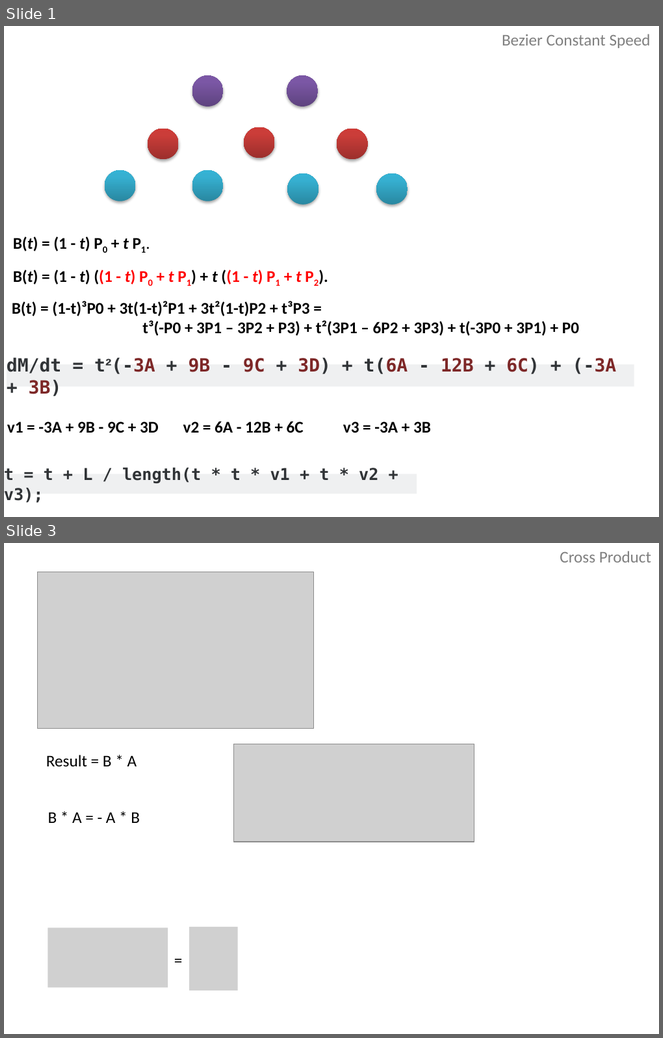
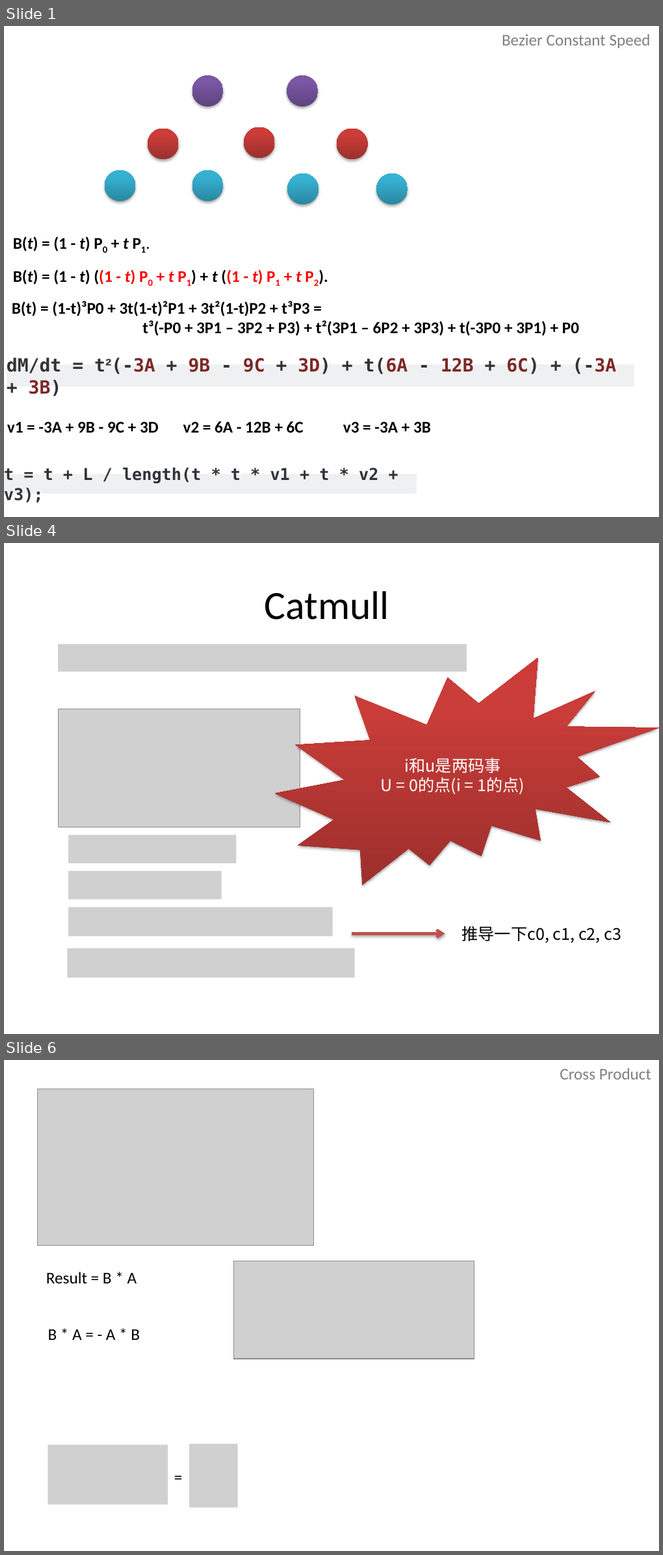
Before and after one commit to matrix09/DOM3_SquirrelFight, a slide deck: BezierLine.pptx. Shown one above the other, each under a label of ours: slides 1 and 3 before the commit, slides 1, 4 and 6 after it; the slides between them are not shown. The pictures are 663x1038 and 663x1555 pixels, drawn with LibreOffice and Linux fonts; fonts in the diff are those of the drawing; grey boxes stand for pictures. Boxes give left, top, right and bottom in pixels: in the first picture for what was removed or moved away, otherwise in the second. Text is boxed around its words. In the diff, an @@ line names an element or a change of style, - is before the commit and + after.

```diff
--- a/BezierLine.pptx
+++ b/BezierLine.pptx
@@ slide 4 added at (x1=4, y1=543, x2=659, y2=1034), background #FFFFFF @@
@@ title added at (x1=265, y1=591, x2=389, y2=620), 44 pt, text #000000 @@
+Catmull
@@ picture added at (x1=59, y1=644, x2=467, y2=672) @@
@@ irregular seal added at (x1=274, y1=657, x2=659, y2=885), fill gradient #9C2F2D to #CB3E3A to #CE3B37, 18 pt, text #FFFFFF @@
+i和u是两码事
+U = 0的点(i = 1的点)
@@ picture added at (x1=59, y1=709, x2=301, y2=827) @@
@@ picture added at (x1=68, y1=835, x2=236, y2=863) @@
@@ picture added at (x1=68, y1=871, x2=222, y2=899) @@
@@ picture added at (x1=68, y1=907, x2=332, y2=936) @@
@@ text added at (x1=462, y1=927, x2=622, y2=943), 18 pt, text #000000 @@
+推导一下c0, c1, c2, c3
@@ picture added at (x1=68, y1=949, x2=355, y2=978) @@
@@ arrow added from (352, 934) to (445, 934), #C0504D 3 pt @@
@@ what was slide 3 is now slide 6 @@
```
Also in this commit, not shown: 3 other slides added, 1 slide removed, 3 other files.
